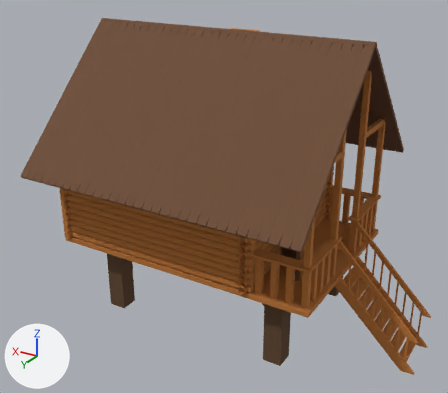
A saved change to the glTF model public/assets/cabin/cabin/Untitled.glb.
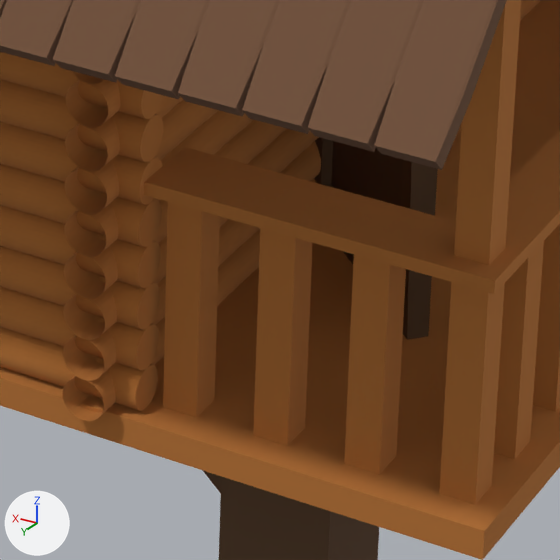
Each version is shown whole from a camera (50 mm lens) standing at (-15.98, 30.17, 20.33) and looking at (-0.06, 3.64, 7.06), then close up on the part from 51% to 72% of the width and 57% to 81% of the height. The axes (+X, +Y, +Z) are drawn at lower left. The lights are the same throughout. The first two pictures are the older version. Where no turn or scale is listed for an object, it has been applied to the vertices. Vertices at exactly the same position are counted once.

The first close-up shows 'Plane_Ligher Brown.001_0', 'Plane_Material.001_0', 'Plane_Roof_0'.
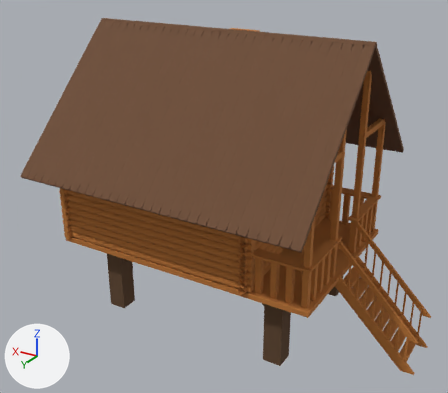
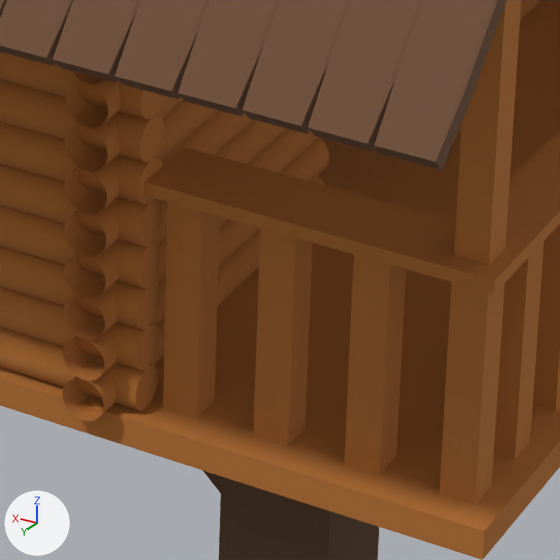
Location of each change, (x1, y1, x2, y2) in pixels of the close-ups (560 x 560 px):
```json
{"object": "Plane_Material.001_0", "change": "reshaped", "before": [203, 137, 438, 560], "after": [203, 471, 379, 560]}
{"part": 1, "of": "me_plane_material_001_0_002", "change": "deleted", "before": [314, 137, 438, 340], "on screen": "brown"}
```

The change, as JSON lines over the scene's bpy script:
```json
{"block": "me_plane_material_001_0_002", "where": "# used by ob_plane_material_001_0; location = (-8.45, 2.578, -0.052)"}
{"op": "remove", "block": "me_plane_material_001_0_002", "code": "me_plane_material_001_0_002.from_pydata(...)  # 200 vertices, 334 faces; spans x 3.06..14.41, y -4.53..4.09, z -0.03..8.45"}
{"op": "add", "block": "me_plane_material_001_0_002", "code": "me_plane_material_001_0_002.from_pydata(...)  # 96 vertices, 144 faces; spans x 3.24..14.41, y -4.53..4.09, z -0.03..4.08"}
{"block": "me_plane_material_001_0_002", "change": "me_plane_material_001_0_002 part 1: the loose piece of 28 vertices spanning x 3.06..4.95, y 1.03..2.87, z 4.33..8.45 is deleted"}
{"block": "me_plane_material_001_0_002", "change": "other edits to the shape of me_plane_material_001_0_002 do not show in these pictures"}
```
